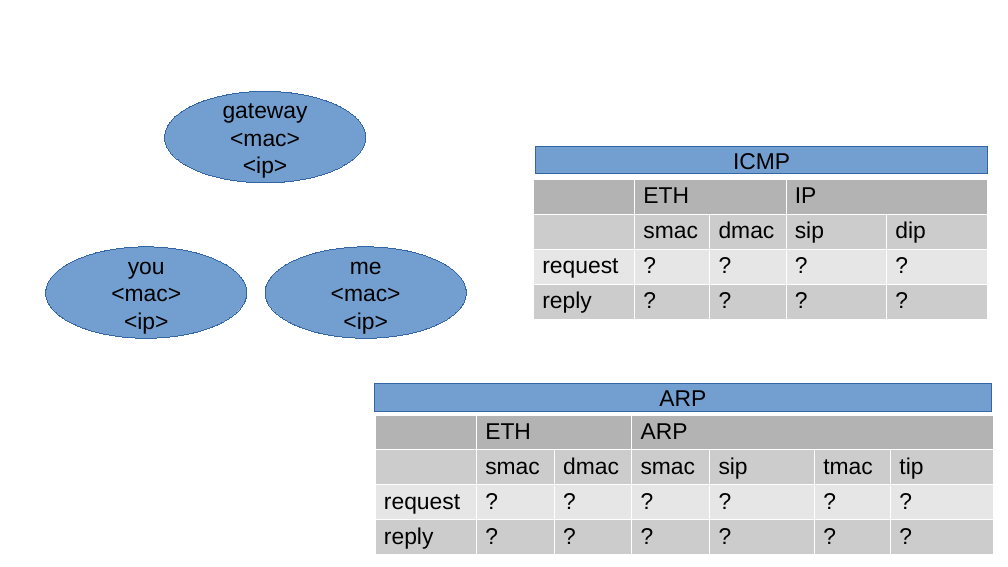
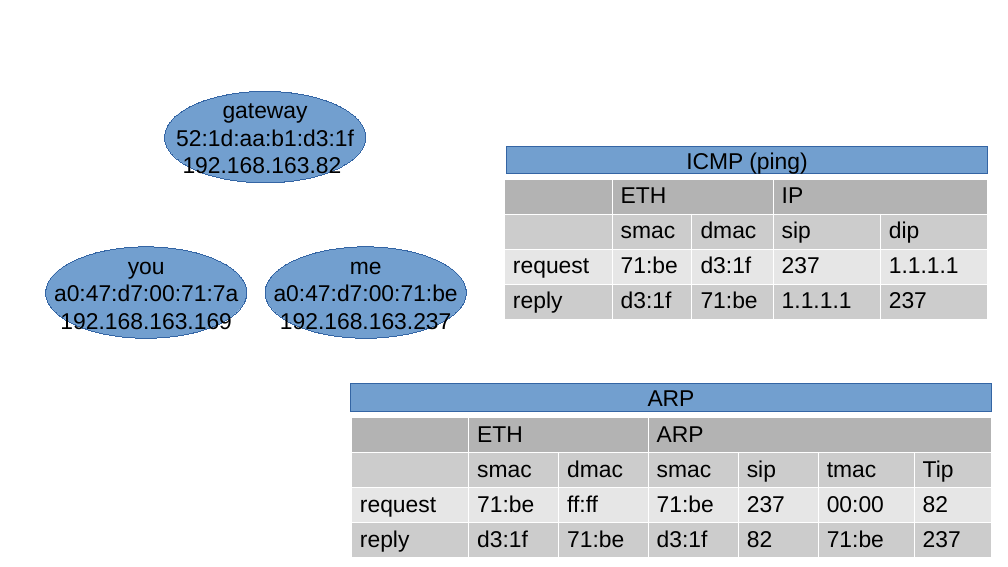
Before and after one commit to ChanJinYeon/send-arp-test, a slide deck: slide 1 of send-arp-test/ppt/send-arp-test.pptx. Drawn at 1008x567 pixels with LibreOffice and Linux fonts; fonts in the diff are those of the drawing. Boxes give left, top, right and bottom in pixels: in the first picture for what was removed or moved away, otherwise in the second. Text is boxed around its words. In the diff, an @@ line names an element or a change of style, - is before the commit and + after.

```diff
--- a/send-arp-test/ppt/send-arp-test.pptx
+++ b/send-arp-test/ppt/send-arp-test.pptx
@@ text in ellipse at [176,129,354,179]: text changed @@
-<mac>
-<ip>
+52:1d:aa:b1:d3:1f
+192.168.163.82
@@ rectangle "ICMP (ping)": place and size @@
-rectangle "ICMP (ping)" at [536,146,988,174]
+rectangle "ICMP (ping)" at [507,146,988,174]
@@ table at [504,178,988,325] @@
-row 3: request | ? | ? | ? | ?
+row 3: request | 71:be | d3:1f | 237 | 1.1.1.1
-row 4: reply | ? | ? | ? | ?
+row 4: reply | d3:1f | 71:be | 1.1.1.1 | 237
@@ table: place and size @@
-table at [533,178,988,318]
+table at [504,178,988,325]
@@ text in rectangle at [686,152,807,174]: text changed @@
-ICMP
+ICMP (ping)
@@ text in ellipse at [54,284,238,334]: text changed @@
-<mac>
-<ip>
+a0:47:d7:00:71:7a
+192.168.163.169
@@ text in ellipse at [274,284,458,334]: text changed @@
-<mac>
-<ip>
+a0:47:d7:00:71:be
+192.168.163.237
@@ rectangle "ARP": place and size @@
-rectangle "ARP" at [375,384,992,412]
+rectangle "ARP" at [351,384,992,412]
@@ table at [351,418,992,564] @@
-row 2, column 7: tip
+row 2, column 7: Tip
-row 3: request | ? | ? | ? | ? | ? | ?
+row 3: request | 71:be | ff:ff | 71:be | 237 | 00:00 | 82
-row 4: reply | ? | ? | ? | ? | ? | ?
+row 4: reply | d3:1f | 71:be | d3:1f | 82 | 71:be | 237
@@ table: place and size @@
-table at [375,415,993,555]
+table at [351,418,992,564]
```
